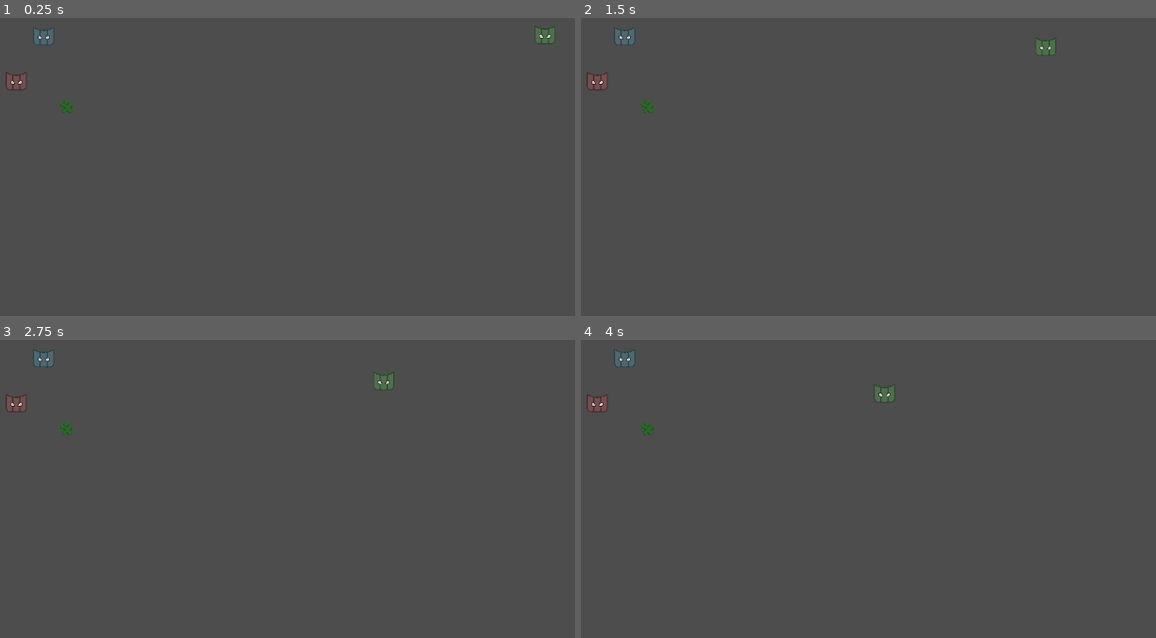
Above: before the commit, frames 1-4 (two rows, left to right).
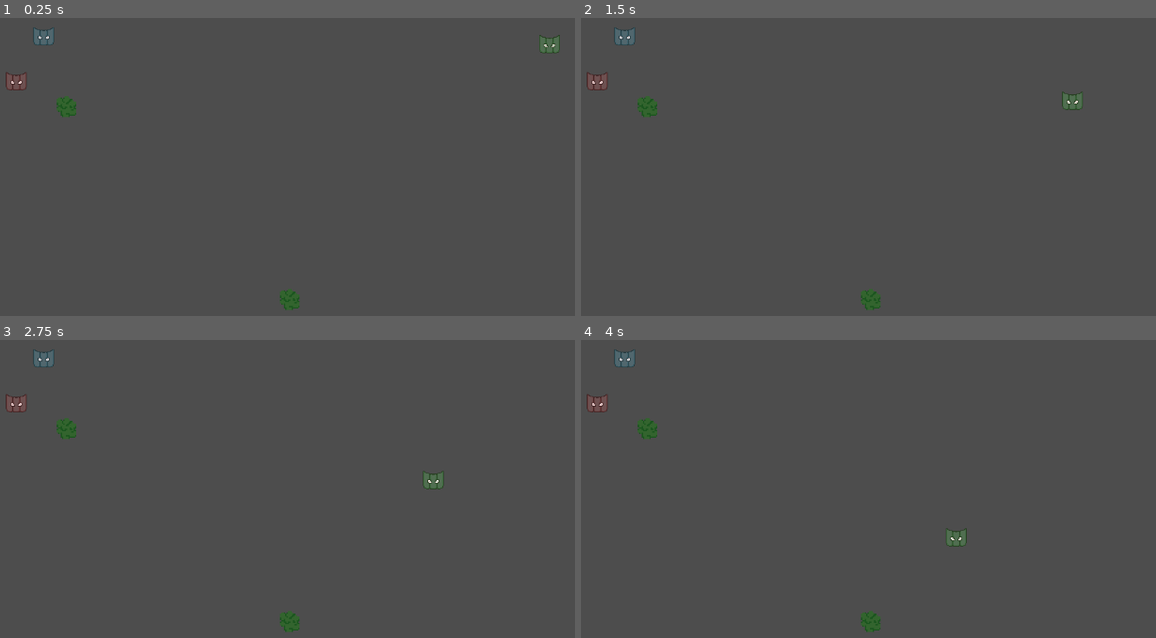
Above: after the commit, the same moments.

Repository: Kayno0o/gwj-86-godot
Game: Godot game, scene res://scenes/game/game.tscn
The game is run twice, just before and just after one commit, with the same random seed, the same clock (stepped at 60 frames per second) and the same inputs.
Inputs:
- Up to frame 1 (0.25 s): no input
- Up to frame 2 (1.5 s): tap Enter at 1.25 s
- Up to frame 3 (2.75 s): no input
- Up to frame 4 (4 s): no input

The runs differ from the first frame. In frame 1, 0.6% of the frame differs, in the area x 9-98%, y 2-99%; in frame 2, 0.6%; in frame 3, 0.7%, in the area x 9-78%, y 10-99%; in frame 4, 0.7%.

Commit message:
feat: check every second

Diff:
--- a/scenes/game/game.tscn
+++ b/scenes/game/game.tscn
@@ -14,6 +14,9 @@
 [node name="Tree" parent="Objects" instance=ExtResource("3_kelw5")]
 position = Vector2(124, 191)
 
+[node name="Tree2" parent="Objects" instance=ExtResource("3_kelw5")]
+position = Vector2(466, 487)
+
 [node name="Characters" type="Node2D" parent="."]
 
 [node name="MaskBlue" parent="Characters" instance=ExtResource("3_0sr1o")]
--- a/scripts/characters/green/mask_green.gd
+++ b/scripts/characters/green/mask_green.gd
@@ -1,16 +1,24 @@
 extends Mask
 
 var target_tree: Node2D = null
+var new_check: float = 1.0
 
 func abstract_ready():
 	if mask_task == MaskTask.Type.ChopWood:
 		find_nearest_tree()
 
-func abstract_physics_process(_delta):
+func abstract_physics_process(delta):
+	new_check -= delta
+
+	if new_check < 0:
+		find_nearest_tree()
+
 	if target_tree:
 		move_to_target()
 
 func find_nearest_tree():
+	new_check = 1.0
+
 	var trees = get_tree().get_nodes_in_group("trees")
 	if trees.is_empty():
 		print(mask_name + ": No trees found!")
--- a/scripts/objects/tree.tscn
+++ b/scripts/objects/tree.tscn
@@ -3,6 +3,7 @@
 [ext_resource type="Texture2D" uid="uid://cyhgsqoaellnb" path="res://assets/objects/tree.png" id="1_13syr"]
 
 [sub_resource type="CircleShape2D" id="CircleShape2D_81xbw"]
+radius = 16.0
 
 [node name="Tree" type="StaticBody2D" groups=["trees"]]
 
@@ -10,5 +11,5 @@
 shape = SubResource("CircleShape2D_81xbw")
 
 [node name="Sprite2D" type="Sprite2D" parent="."]
-scale = Vector2(1.25, 1.25)
+scale = Vector2(2, 2)
 texture = ExtResource("1_13syr")
